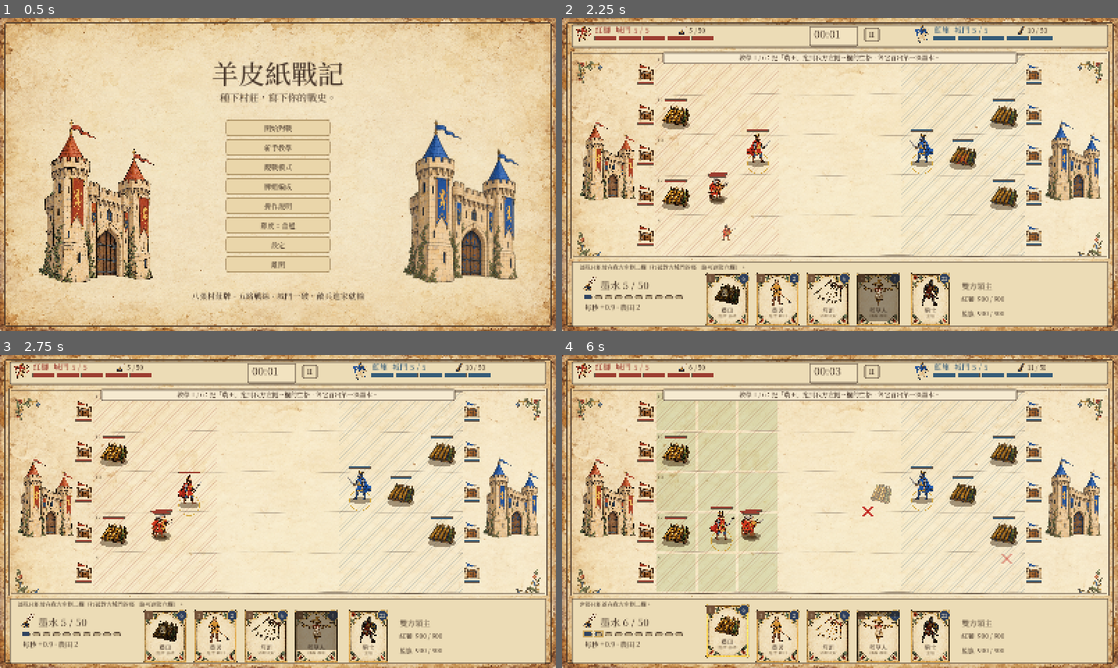
Above: before the commit, frames 1-4 (two rows, left to right).
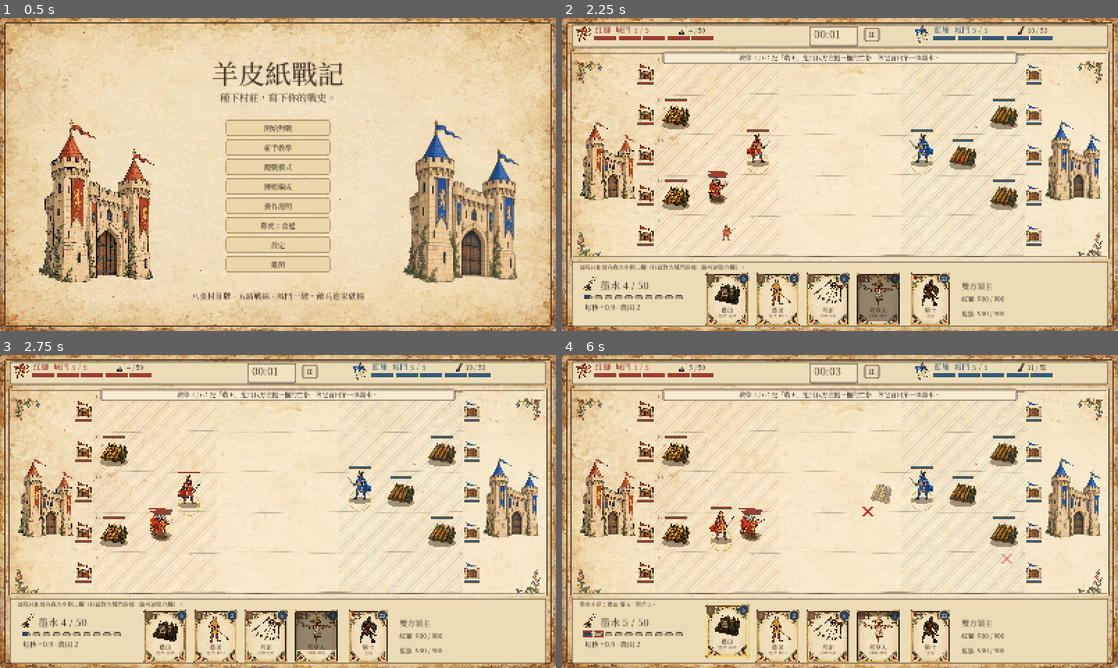
Above: after the commit, the same moments.

Repository: crazycatpower/FiveLaneLords
Game: Godot game, scene res://main.tscn
The game is run twice, just before and just after one commit, with the same random seed, the same clock (stepped at 60 frames per second) and the same inputs.
Inputs (mouse positions are in pixels of both pictures, inside the frame that each line leads up to):
- Up to frame 1 (0.5 s): no input
- Up to frame 2 (2.25 s): click "新手教學" at 0.5 s; tap Enter at 1.25 s; move the mouse to (962, 158) at 1.27 s; tap 1 at 1.35 s; click (962, 158) at 1.42 s; tap Space at 1.52, 2 s; drag from (728, 190) to (812, 237) at 2.02 s
- Up to frame 3 (2.75 s): no input
- Up to frame 4 (6 s): move the mouse to (895, 442) at 2.77 s; tap R at 2.85 s; click (895, 442) at 2.92 s; drag from (812, 574) to (673, 464) at 3.52 s; move the mouse to (1006, 558) at 4.27 s; tap 4 at 4.35 s; click (1006, 558) at 4.42 s; tap Space at 4.52, 5.75 s; tap Enter at 5 s; drag from (673, 464) to (756, 433) at 5.02 s; move the mouse to (867, 511) at 5.77 s; tap 1 at 5.85 s; click (867, 511) at 5.92 s

Frame 1 is identical in both runs. In frame 2, less than 0.1% of the frame differs, in the area x 5-49%, y 3-90%; in frame 3, 0.2%; in frame 4, 6.2%, in the area x 3-51%, y 3-92%.

Commit message:
Varied troop counts and speeds
Headcounts now span 1 to 12: herbalist 1, ox 2, knight 2, hunter 3,
farmer 3, cathedral guard 2+2, militia 5, spear-and-bow 4+2, mob 4 per
lane, and the ram rolls out with four militia escorts. Speeds spread
from mob 62 (ox charge 90) down to knight 26 and ram 18; a mixed legion
marches at its slowest member's pace so it keeps formation.
Producer decisions 2026-10-29.

Co-Authored-By: Claude Opus 5.5 <noreply@anthropic.com>

Diff:
--- a/balance.gd
+++ b/balance.gd
@@ -38,28 +38,30 @@
 const LORD_HYSTERESIS := 1.5
 # Costs run 1..30 (producer decision 2026-10-29). "role" is the card's job, shown on the card face.
 # Buildings never expire on their own (producer decision 2026-10-29); they stay until destroyed.
+# Speeds differ too: mob 62 (rush) ... knight 26, ram 18; a legion marches at its slowest member.
+# Troop counts vary widely on purpose (1 to 12) so headcount itself sets a card apart.
 # Most troop cards are bulk buys (producer 2026-10-29): costlier, but more troops, so each troop is a bit cheaper.
 # Unit cards may carry "members" ([kind, count, px behind the front]) to field a mixed legion,
 # and "spread": true to deploy "count" troops in each of three adjacent lanes.
 # "cooldown": seconds a card must wait after it enters the hand before it can be played (0..30).
 const CARDS := {
-	"farmer":{"name":"農民","role":"經濟·耕田","type":"unit","cost":2,"cooldown":0.0,"count":4,"hp":50.0,"damage":6.0,"interval":1.0,"range":47.0,"speed":42.0},
-	"militia":{"name":"民兵隊","role":"循環·擋路","type":"unit","cost":5,"cooldown":2.0,"count":4,"hp":85.0,"damage":13.0,"interval":0.95,"range":47.0,"speed":39.0},
+	"farmer":{"name":"農民","role":"經濟·耕田","type":"unit","cost":2,"cooldown":0.0,"count":3,"hp":50.0,"damage":6.0,"interval":1.0,"range":47.0,"speed":45.0},
+	"militia":{"name":"民兵隊","role":"循環·擋路","type":"unit","cost":6,"cooldown":2.0,"count":5,"hp":85.0,"damage":13.0,"interval":0.95,"range":47.0,"speed":40.0},
 	"harvest":{"name":"豐收","role":"經濟·爆發","type":"spell","cost":3,"cooldown":8.0,"radius":120.0},
 	"scarecrow":{"name":"稻草人","role":"誘敵·護田","type":"building","cost":4,"cooldown":3.0,"hp":400.0,"expires":-1.0},
-	"mob":{"name":"乾草叉暴民","role":"三路群攻","type":"unit","cost":9,"cooldown":6.0,"count":3,"spread":true,"hp":45.0,"damage":9.0,"interval":0.9,"range":47.0,"speed":48.0},
-	"hunter":{"name":"獵戶","role":"遠程輸出","type":"unit","cost":8,"cooldown":4.0,"count":4,"hp":55.0,"damage":10.0,"interval":1.2,"range":170.0,"speed":34.0},
-	"spearbow":{"name":"槍弓混編","role":"遠近軍團","type":"unit","cost":13,"cooldown":6.0,"members":[["militia",3,0.0],["hunter",3,45.0]],"art":["militia","hunter"]},
+	"mob":{"name":"乾草叉暴民","role":"三路群攻","type":"unit","cost":10,"cooldown":6.0,"count":4,"spread":true,"hp":45.0,"damage":9.0,"interval":0.9,"range":47.0,"speed":62.0},
+	"hunter":{"name":"獵戶","role":"遠程輸出","type":"unit","cost":6,"cooldown":4.0,"count":3,"hp":55.0,"damage":10.0,"interval":1.2,"range":170.0,"speed":32.0},
+	"spearbow":{"name":"槍弓混編","role":"遠近軍團","type":"unit","cost":13,"cooldown":6.0,"members":[["militia",4,0.0],["hunter",2,45.0]],"art":["militia","hunter"]},
 	"farm":{"name":"農田","role":"經濟·基礎","type":"building","cost":6,"cooldown":6.0,"hp":250.0,"expires":-1.0},
 	"rain":{"name":"箭雨","role":"清群法術","type":"spell","cost":6,"cooldown":6.0,"radius":110.0,"damage":200.0,"building_damage":60.0,"gate_damage":60.0},
 	"tower":{"name":"箭樓","role":"防守","type":"building","cost":12,"cooldown":8.0,"hp":500.0,"expires":-1.0,"range":200.0,"damage":12.0,"interval":0.8},
-	"healer":{"name":"草藥婆","role":"支援·治療","type":"unit","cost":12,"cooldown":8.0,"count":2,"hp":160.0,"damage":6.0,"interval":1.0,"range":120.0,"speed":32.0},
-	"ox":{"name":"耕牛","role":"衝鋒·拆建","type":"unit","cost":14,"cooldown":10.0,"count":2,"hp":520.0,"damage":22.0,"interval":1.2,"range":47.0,"speed":70.0},
+	"healer":{"name":"草藥婆","role":"支援·治療","type":"unit","cost":7,"cooldown":8.0,"count":1,"hp":160.0,"damage":6.0,"interval":1.0,"range":120.0,"speed":30.0},
+	"ox":{"name":"耕牛","role":"衝鋒·拆建","type":"unit","cost":14,"cooldown":10.0,"count":2,"hp":520.0,"damage":22.0,"interval":1.2,"range":47.0,"speed":90.0},
 	"fire":{"name":"火罐","role":"燒田法術","type":"spell","cost":11,"cooldown":15.0,"radius":95.0,"damage":420.0,"building_damage":840.0,"gate_damage":140.0},
-	"knight":{"name":"騎士","role":"主坦","type":"unit","cost":22,"cooldown":15.0,"count":2,"hp":1000.0,"damage":55.0,"interval":1.2,"range":47.0,"speed":32.0},
-	"guard":{"name":"聖堂護衛","role":"重裝軍團","type":"unit","cost":28,"cooldown":18.0,"members":[["knight",2,0.0],["healer",1,50.0]],"art":["knight","healer"]},
+	"knight":{"name":"騎士","role":"主坦","type":"unit","cost":22,"cooldown":15.0,"count":2,"hp":1000.0,"damage":55.0,"interval":1.2,"range":47.0,"speed":26.0},
+	"guard":{"name":"聖堂護衛","role":"重裝軍團","type":"unit","cost":30,"cooldown":18.0,"members":[["knight",2,0.0],["healer",2,50.0]],"art":["knight","healer"]},
 	"mill":{"name":"磨坊","role":"大型經濟","type":"building","cost":18,"cooldown":20.0,"hp":900.0,"expires":-1.0},
-	"ram":{"name":"攻城槌","role":"終結·破門","type":"unit","cost":30,"cooldown":30.0,"count":1,"hp":1600.0,"damage":160.0,"interval":2.0,"range":47.0,"speed":22.0}
+	"ram":{"name":"攻城槌","role":"終結·破門","type":"unit","cost":30,"cooldown":30.0,"members":[["ram",1,0.0],["militia",4,-40.0]],"art":["ram","militia"],"count":1,"hp":1600.0,"damage":160.0,"interval":2.0,"range":47.0,"speed":18.0}
 }
 
 const PRESET_NAMES := ["向日葵流","穩健農莊","劫掠隊"]
--- a/battle.gd
+++ b/battle.gd
@@ -191,6 +191,10 @@
 		lanes = [middle-1,middle,middle+1]
 	var forward := 1.0 if team == 0 else -1.0
 	var n := 0
+	# A mixed legion keeps formation: everyone marches at the slowest member's pace.
+	var march := INF
+	if groups.size() > 1:
+		for group: Array in groups: march = minf(march,B.CARDS[group[0]].speed)
 	for lane: int in lanes:
 		var col := cell.x if team == 0 else 8-cell.x
 		col = mini(col,(6 if gates[1-team][lane] <= 0 else 3)-1) # side lanes may not be breached
@@ -200,6 +204,7 @@
 				var u := spawn_unit(team,lane,group[0],spot-Vector2(forward*group[2],0))
 				u.spawn_delay = n*0.12
 				u.card = kind
+				if march < INF: u.march = march
 				n += 1
 
 func spawn_unit(team: int, lane: int, kind: String, pos: Vector2) -> Dictionary:
@@ -399,7 +404,7 @@
 					hit_gate(1-u.team,u.lane,amount*attack_bonus(u),u.get("card",u.kind))
 					u.cd = data.interval
 			else:
-				u.pos.x = move_toward(u.pos.x,stop,(B.OX_SLOW_SPEED if u.kind == "ox" and u.charged else data.speed)*dt)
+				u.pos.x = move_toward(u.pos.x,stop,(B.OX_SLOW_SPEED if u.kind == "ox" and u.charged else u.get("march",data.speed))*dt)
 	units = units.filter(func(u: Dictionary) -> bool: return u.hp > 0)
 	buildings = buildings.filter(func(b: Dictionary) -> bool: return b.hp > 0)
 	update_clock()
--- a/game.gd
+++ b/game.gd
@@ -699,7 +699,7 @@
 
 func card_description(kind: String) -> String:
 	var card: Dictionary = B.CARDS[kind]
-	var descriptions := {"farm":"種下三秒後開始，每二十秒產出四墨水。","farmer":"四名農民向前走，順路耕田 1.5 秒：那塊田回 100 血，十五秒內產量加倍。","mill":"同一路農田產量 ×2；同一路多座不疊加。","scarecrow":"吸引附近敵兵攻擊它，直到被打倒。","tower":"每 0.8 秒射箭，射程 200，直到被打倒。","harvest":"範圍內農田立刻各產一滴，八秒內產量加倍。","rain":"範圍內部隊 200 傷害，建築與城門 60。","fire":"部隊 420 傷害，建築 840，城門 140。","ox":"兩頭耕牛：第一下衝撞 150 並擊退，拆建築 ×1.5。","healer":"兩名草藥婆，每秒治療附近友軍 15 血。","ram":"1600 血，無視部隊，每兩秒對城門或建築 160 傷害；城門破了就直接走進去。","hunter":"射程 170 的遠程手，四名。","knight":"兩名 1000 血的重裝騎士。","mob":"選中的那一路和左右相鄰兩路，各出三名暴民（共九名）。","spearbow":"三名民兵在前、三名獵戶在後，同一路一起出發。","guard":"兩名騎士在前開路，草藥婆跟在後面為他們療傷。","militia":"四名民兵，擋路與循環主力。"}
+	var descriptions := {"farm":"種下三秒後開始，每二十秒產出四墨水。","farmer":"三名農民向前走，順路耕田 1.5 秒：那塊田回 100 血，十五秒內產量加倍。","mill":"同一路農田產量 ×2；同一路多座不疊加。","scarecrow":"吸引附近敵兵攻擊它，直到被打倒。","tower":"每 0.8 秒射箭，射程 200，直到被打倒。","harvest":"範圍內農田立刻各產一滴，八秒內產量加倍。","rain":"範圍內部隊 200 傷害，建築與城門 60。","fire":"部隊 420 傷害，建築 840，城門 140。","ox":"兩頭耕牛：第一下衝撞 150 並擊退，拆建築 ×1.5。","healer":"一名草藥婆，每秒治療附近友軍 15 血。","ram":"一輛攻城槌由四名民兵護送（民兵走在前面）。槌 1600 血，無視部隊，每兩秒對城門或建築 160 傷害；城門破了就直接走進去。","hunter":"射程 170 的遠程手，三名。","knight":"兩名 1000 血的重裝騎士。","mob":"選中的那一路和左右相鄰兩路，各出四名暴民（共十二名）。","spearbow":"四名民兵在前、兩名獵戶在後，同一路一起出發。","guard":"兩名騎士在前開路，兩名草藥婆跟在後面為他們療傷。","militia":"五名民兵，擋路與循環主力。"}
 	return "%s · %d 墨水 · 冷卻 %d 秒 · %s\n%s" % [card.name,card.cost,int(card.cooldown),card.role,descriptions.get(kind,"")]
 
 func show_help() -> void:
--- a/smoke_test.gd
+++ b/smoke_test.gd
@@ -379,6 +379,12 @@
 	kinds = m.units.map(func(u: Dictionary) -> String: return u.kind)
 	kinds.sort()
 	check(kinds.count("knight") == B.CARDS.guard.members[0][1] and kinds.count("healer") == B.CARDS.guard.members[1][1],"cathedral guard fields knights and a herbalist")
+	check(m.units.all(func(u: Dictionary) -> bool: return u.get("march",0.0) == minf(B.CARDS.knight.speed,B.CARDS.healer.speed)),"a legion marches at its slowest member's pace")
+	var speeds: Array = ["mob","farmer","militia","hunter","healer","knight","ram"].map(func(k: String) -> float: return B.CARDS[k].speed)
+	var sorted_speeds := speeds.duplicate()
+	sorted_speeds.sort()
+	sorted_speeds.reverse()
+	check(speeds == sorted_speeds and speeds[0]-speeds[-1] >= 40,"troop speeds are clearly different (mob fastest, ram slowest)")
 	m = bare(2)
 	for lane: int in range(4): m.add_building(0,Vector2i(1,lane),"farm")
 	m.decks[1] = ["fire","militia","rain","tower","farm","farmer","ox","mob"]
Binary file changed: assets/fonts/ManuscriptSerif-subset.ttf
Binary file changed: deck-preview.png
Binary file changed: preview.png
Not shown, changed: docs/企劃書.md
